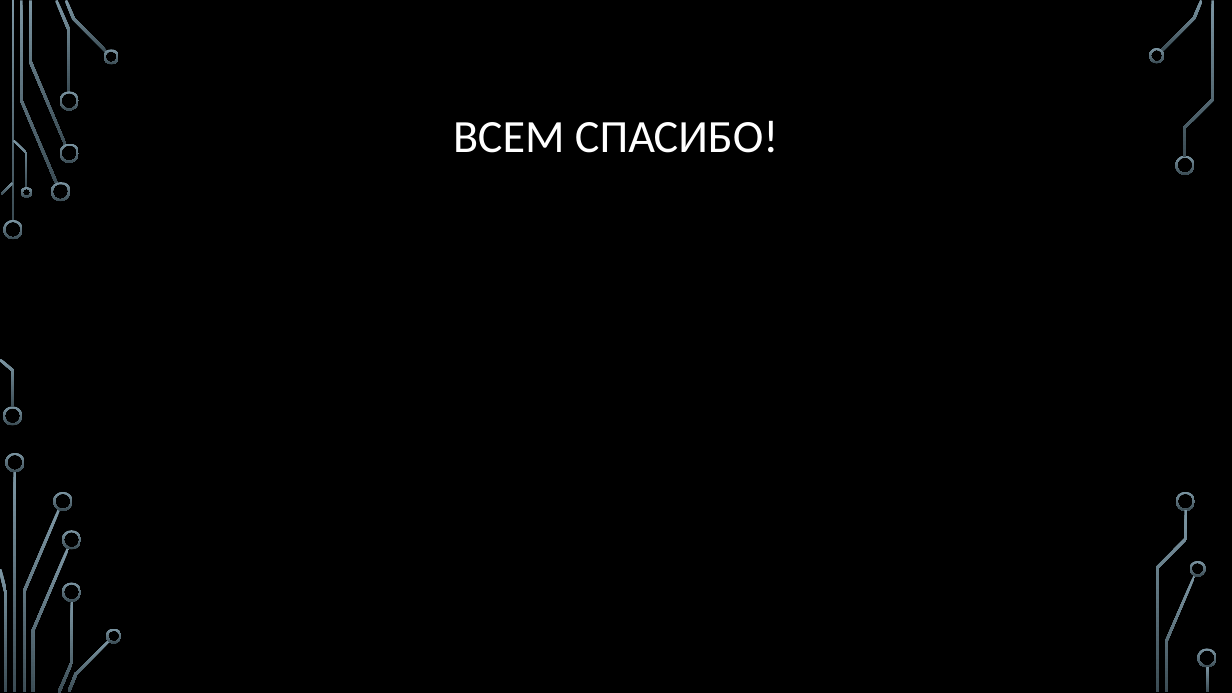
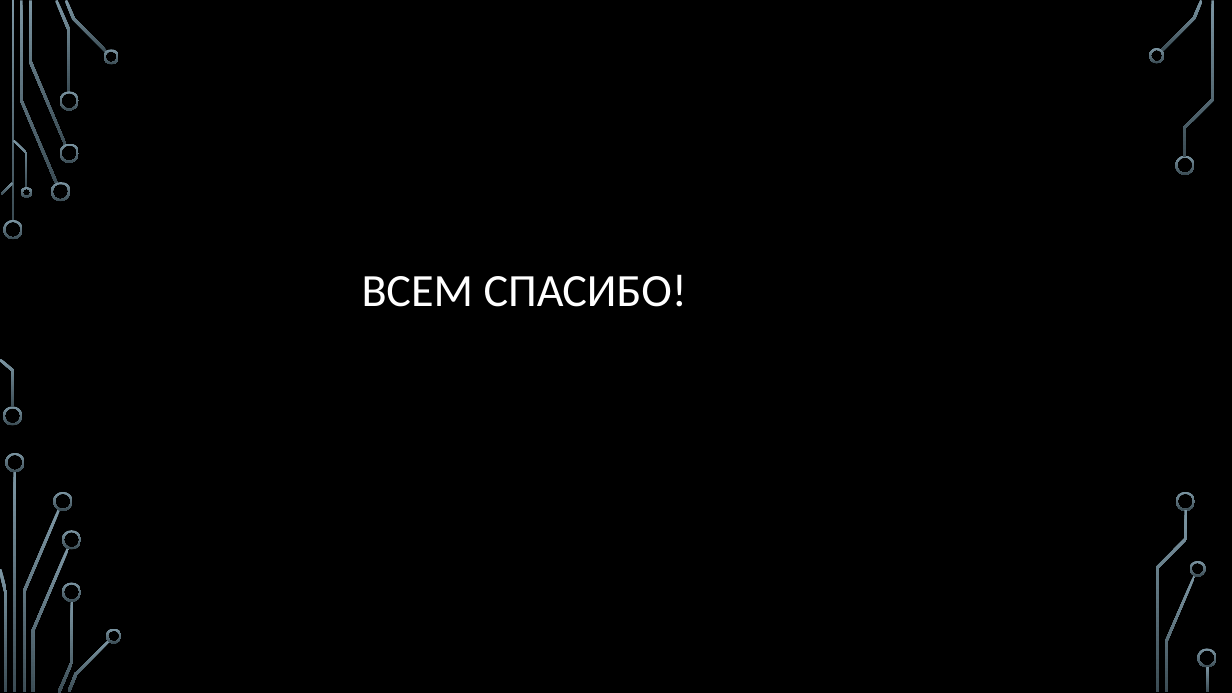
Before and after one commit to sergeyryskulov/Presentations, a slide deck: slide 12 of 04. Юнит тесты/Юнит тесты.pptx (slide 15 before the commit). Drawn at 1232x693 pixels with LibreOffice and Linux fonts; fonts in the diff are those of the drawing; background and template pictures are left out. Boxes give left, top, right and bottom in pixels: in the first picture for what was removed or moved away, otherwise in the second. Text is boxed around its words. In the diff, an @@ line names an element or a change of style, - is before the commit and + after.

```diff
--- a/04. Юнит тесты/Юнит тесты.pptx
+++ b/04. Юнит тесты/Юнит тесты.pptx
@@ title "ВСЕМ СПАСИБО!": place and size @@
-title "ВСЕМ СПАСИБО!" at <box>453,120,778,153</box>
+title "ВСЕМ СПАСИБО!" at <box>362,274,687,307</box>
```
Also in this commit, not shown: 2 other slides changed, 3 slides removed, 21 other files.
